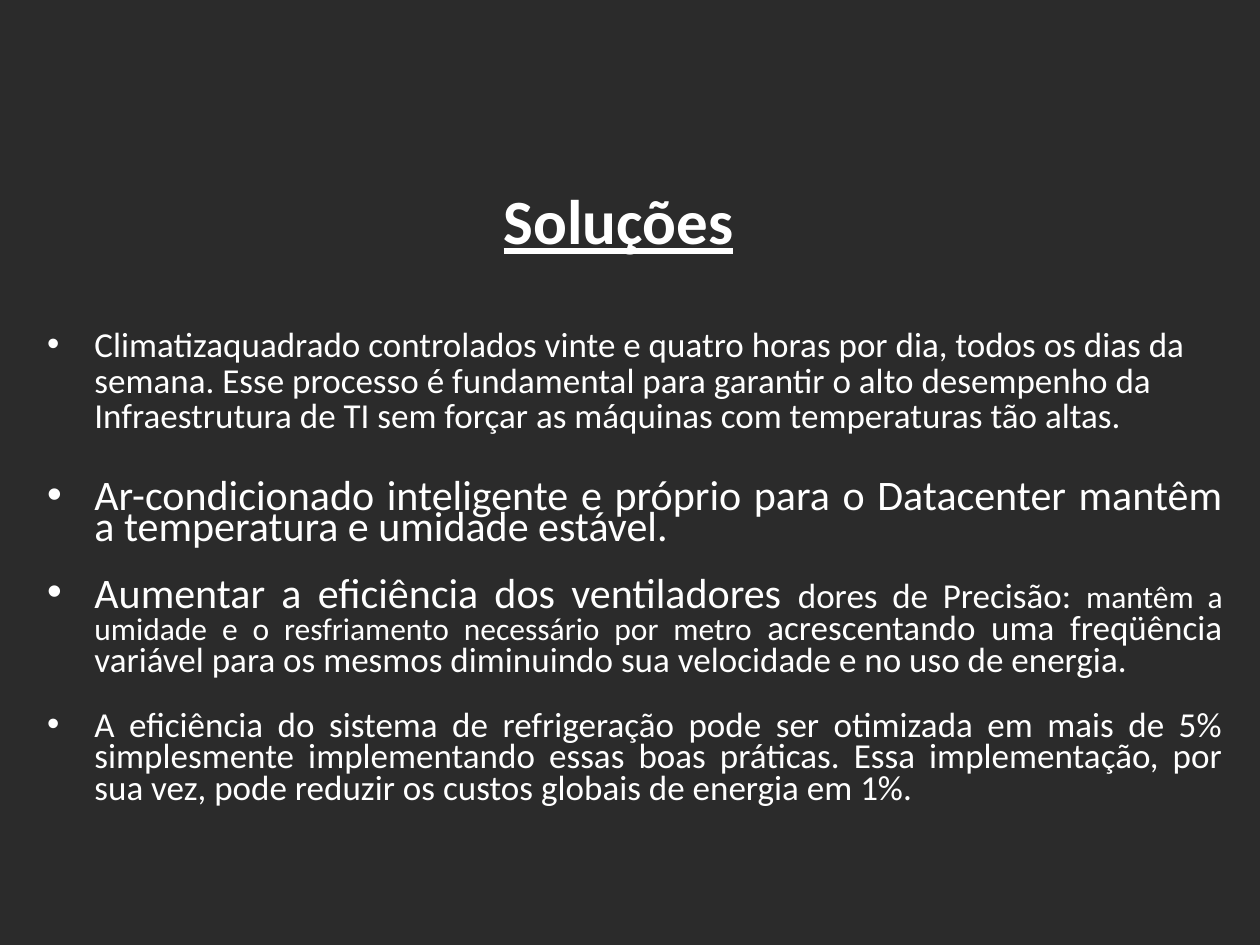
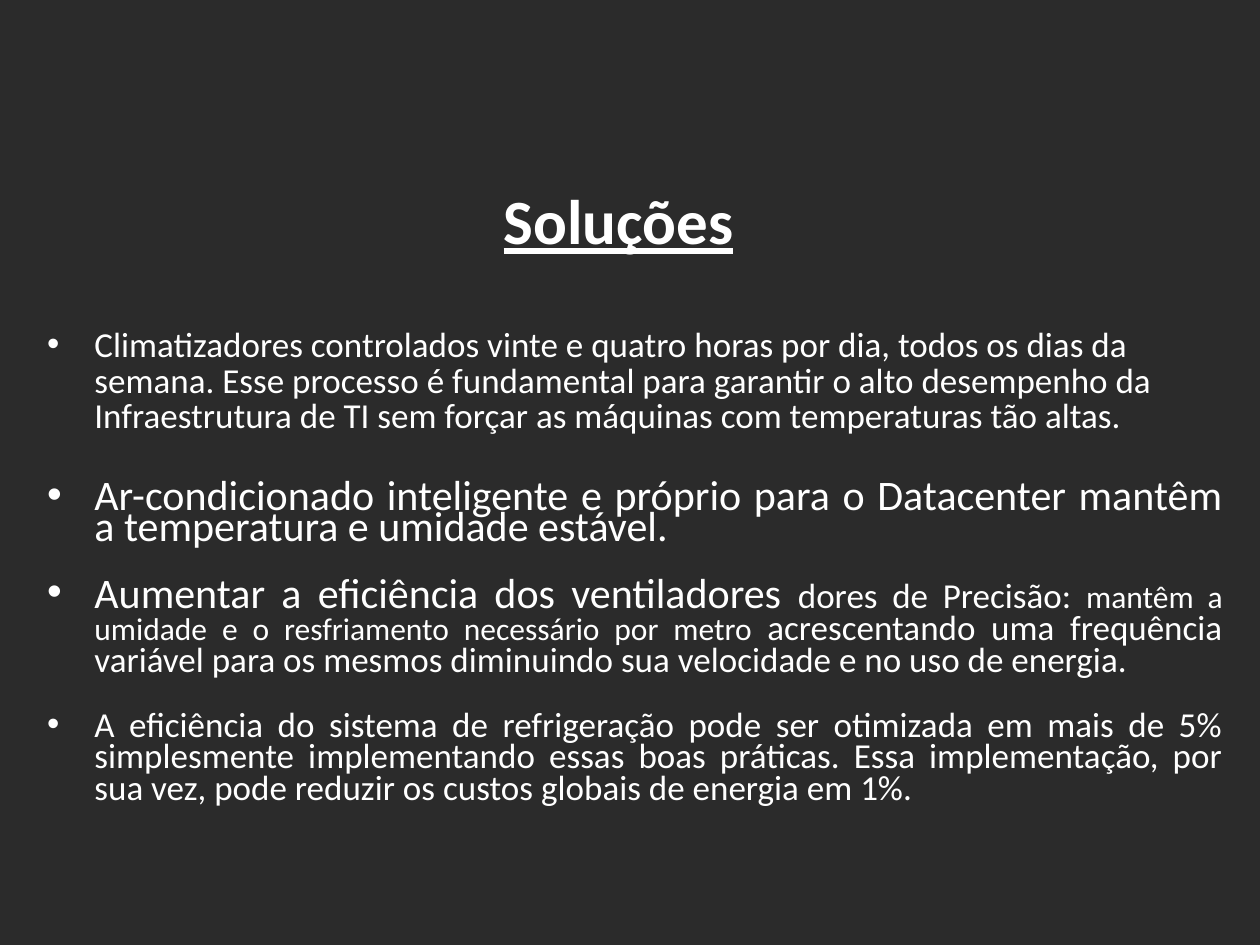
Before and after one commit to viniciushcano/PI-1o-semestre, a slide deck: slide 5 of DataCenter.pptx. Drawn at 1260x945 pixels with LibreOffice and Linux fonts; fonts in the diff are those of the drawing; background and template pictures are left out; a plain dark background stands for a picture behind light text. Boxes give left, top, right and bottom in pixels: in the first picture for what was removed or moved away, otherwise in the second. Text is boxed around its words. In the diff, an @@ line names an element or a change of style, - is before the commit and + after.

```diff
--- a/DataCenter.pptx
+++ b/DataCenter.pptx
@@ text at <box>94,332,1151,434</box>: text changed @@
-• Climatizaquadrado controlados vinte e quatro horas por dia, todos os dias da semana. Esse processo é fundamental para garantir o alto desempenho da Infraestrutura de TI sem forçar as máquinas com temperaturas tão altas.
+• Climatizadores controlados vinte e quatro horas por dia, todos os dias da semana. Esse processo é fundamental para garantir o alto desempenho da Infraestrutura de TI sem forçar as máquinas com temperaturas tão altas.
@@ text at <box>94,579,1223,678</box>: text changed @@
-• Aumentar a eficiência dos ventiladores dores de Precisão: mantêm a umidade e o resfriamento necessário por metro acrescentando uma freqüência variável para os mesmos diminuindo sua velocidade e no uso de energia.
+• Aumentar a eficiência dos ventiladores dores de Precisão: mantêm a umidade e o resfriamento necessário por metro acrescentando uma frequência variável para os mesmos diminuindo sua velocidade e no uso de energia.
```
Also in this commit, not shown: 15 other files.
